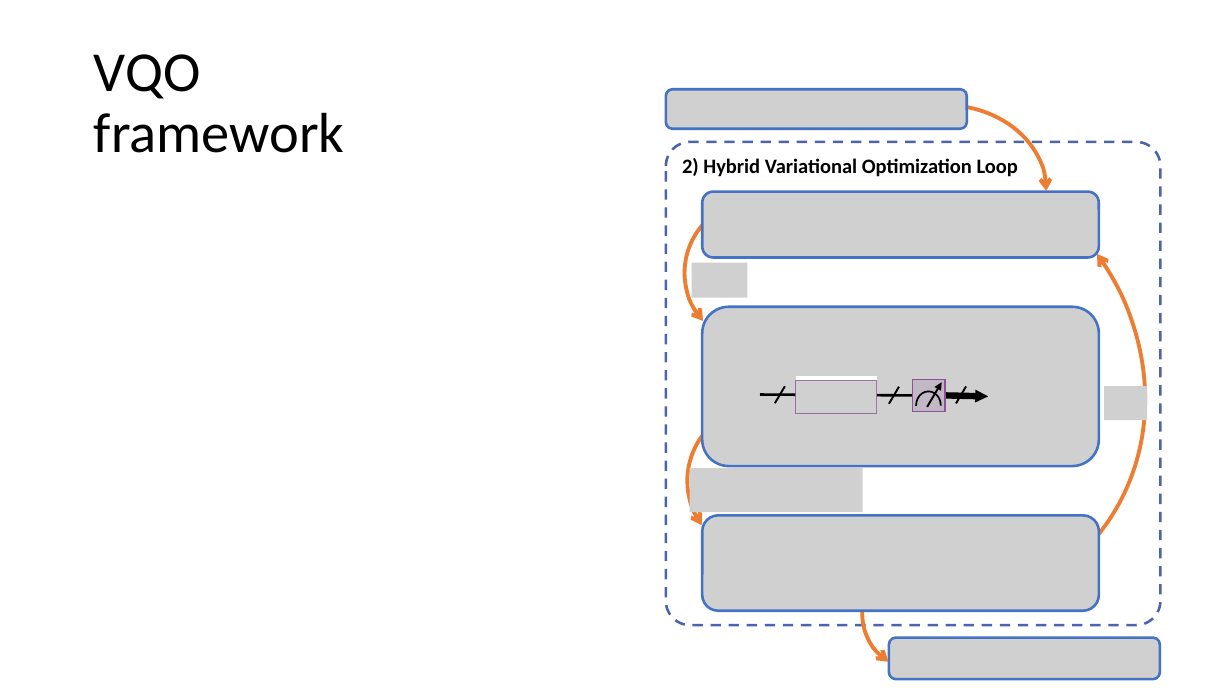
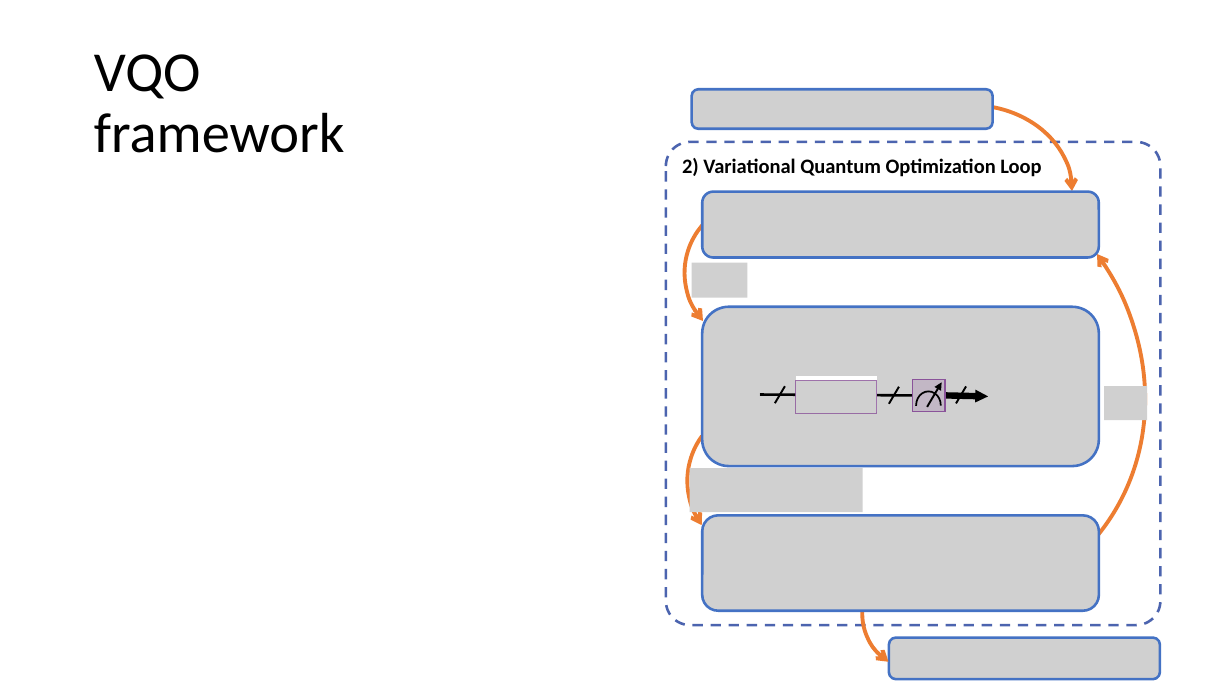
Before and after one commit to ChitambarLab/vqo-nonlocality-noisy-quantum-networks, a slide deck: slide 9 of vqo_noisy_nonlocality_quantum_networks.pptx. Drawn at 1232x693 pixels with LibreOffice and Linux fonts; fonts in the diff are those of the drawing; grey boxes stand for pictures. Boxes give left, top, right and bottom in pixels: in the first picture for what was removed or moved away, otherwise in the second. Text is boxed around its words. In the diff, an @@ line names an element or a change of style, - is before the commit and + after.

```diff
--- a/vqo_noisy_nonlocality_quantum_networks.pptx
+++ b/vqo_noisy_nonlocality_quantum_networks.pptx
@@ picture: place and size @@
-picture at [666,90,968,129]
+picture at [692,90,994,129]
@@ arc (boxed as its full ellipse): place and size @@
-arc (boxed as its full ellipse) at [845,94,1056,277]
+arc (boxed as its full ellipse) at [871,94,1082,277]
@@ text in rounded rectangle at [682,158,1041,177]: text changed @@
-2) Hybrid Variational Optimization Loop
+2) Variational Quantum Optimization Loop
```
Also in this commit, not shown: 44 other files.
